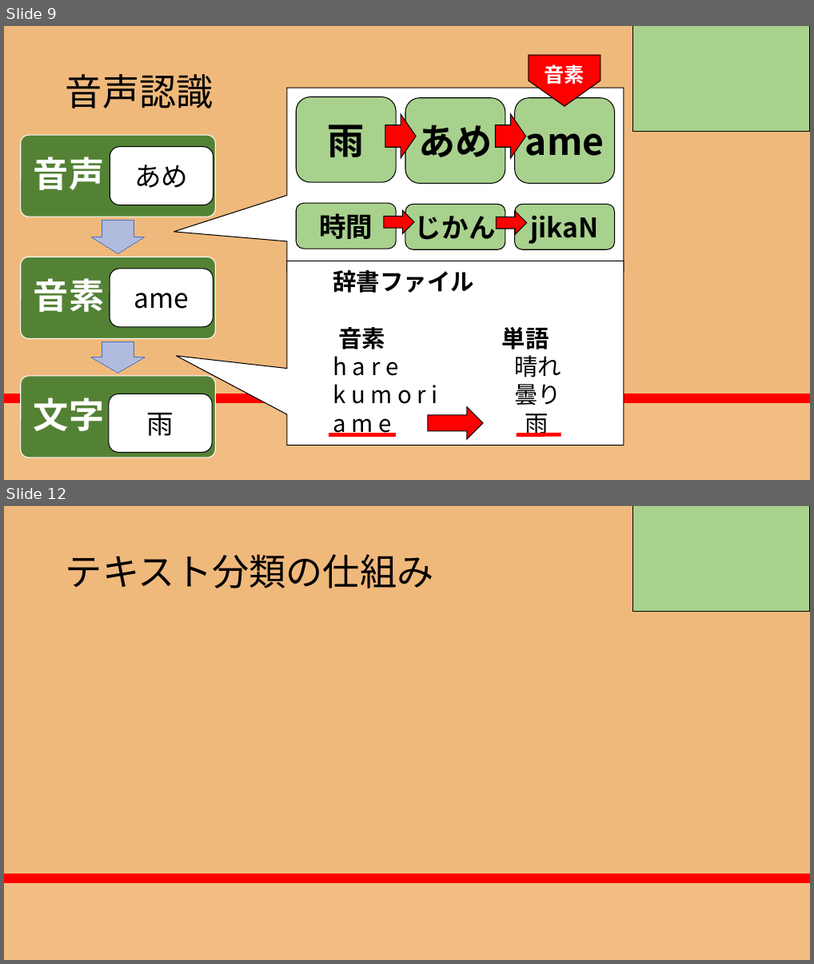
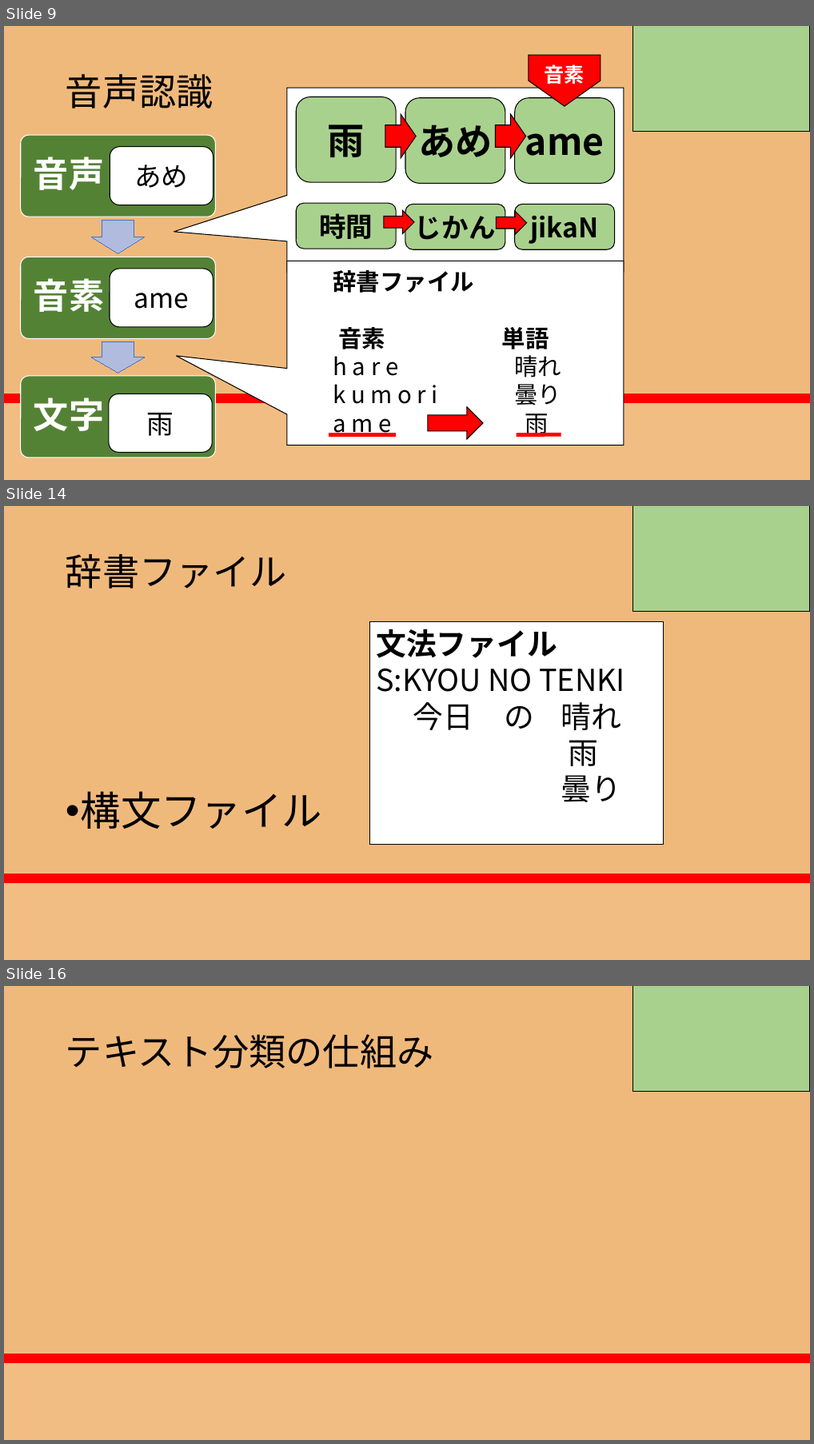
Before and after one commit to RikiishiSuzunosuke/AIspeaker_yosie, a slide deck: presentation/AIスピーカー開発_3_main.pptx. Shown one above the other, each under a label of ours: slides 9 and 12 before the commit, slides 9, 14 and 16 after it; the slides between them are not shown. The pictures are 814x964 and 814x1444 pixels, drawn with LibreOffice and Linux fonts; fonts in the diff are those of the drawing. Boxes give left, top, right and bottom in pixels: in the first picture for what was removed or moved away, otherwise in the second. Text is boxed around its words. In the diff, an @@ line names an element or a change of style, - is before the commit and + after.

```diff
--- a/presentation/AIスピーカー開発_3_main.pptx
+++ b/presentation/AIスピーカー開発_3_main.pptx
@@ slide 14 added at <box>4,506,810,960</box>, background gradient #F0B97C to #FF0000 to #F86446 to #F1BD83 @@
@@ rectangle added at <box>633,506,810,612</box>, fill #A9D18E, outline #000000 1 pt @@
@@ title added at <box>66,554,287,588</box>, 44 pt, text #000000 @@
+辞書ファイル
@@ rectangle added at <box>370,622,665,844</box>, fill #FFFFFF, outline #000000 0.75 pt, 36 pt, text #000000 @@
+文法ファイル
+S:KYOU NO TENKI
+今日 の 晴れ
+雨
+曇り
@@ text added at <box>81,791,322,828</box>, 48 pt, text #000000 @@
+• 構文ファイル
@@ what was slide 12 is now slide 16 @@
```
Also in this commit, not shown: 3 slides changed, 3 other slides added.
